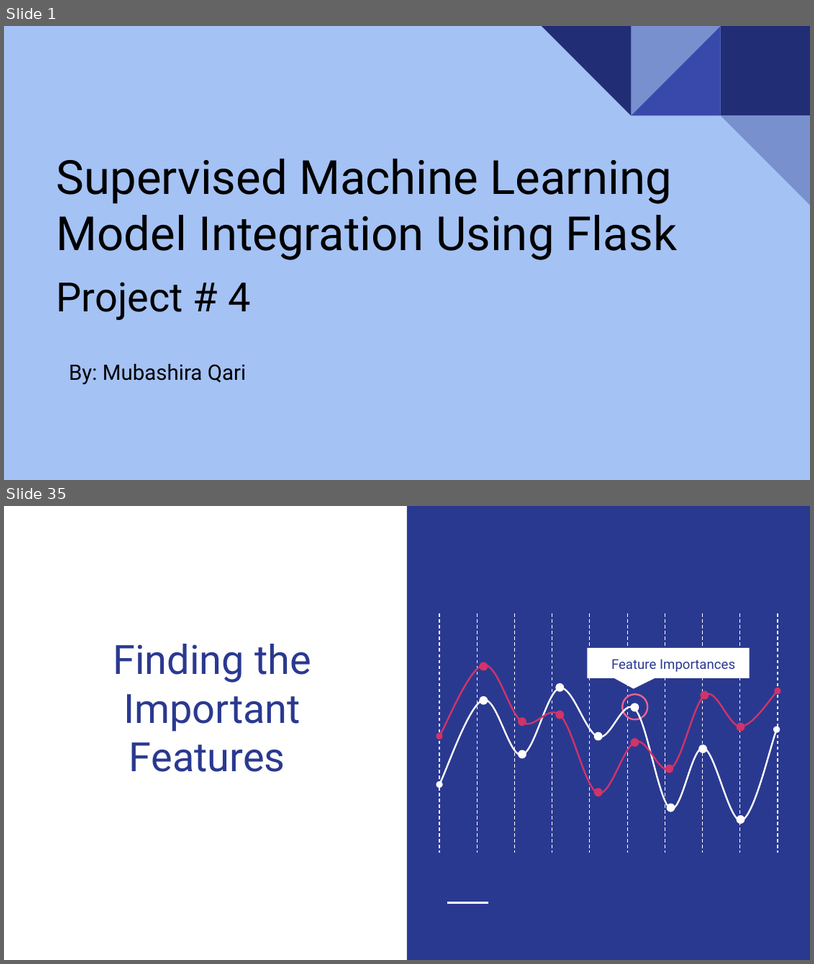
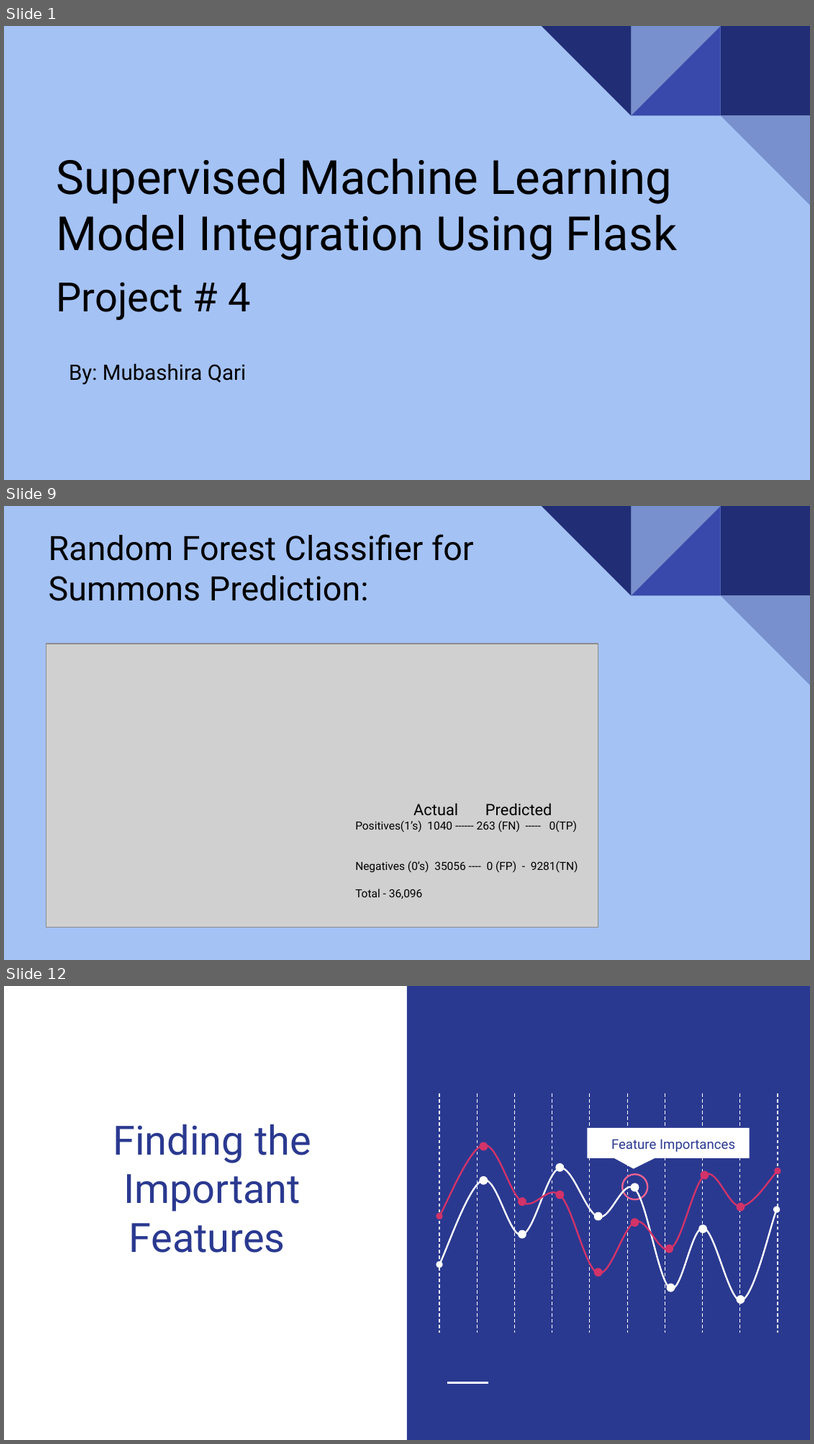
Before and after one commit to uzmabb182/Heroku-outcome-prediction, a slide deck: static/presentation/final_project_presentation_slides.pptx. Shown one above the other, each under a label of ours: slides 1 and 35 before the commit, slides 1, 9 and 12 after it; the slides between them are not shown. The pictures are 814x964 and 814x1444 pixels, drawn with LibreOffice and Linux fonts; fonts in the diff are those of the drawing; grey boxes stand for pictures. Boxes give left, top, right and bottom in pixels: in the first picture for what was removed or moved away, otherwise in the second. Text is boxed around its words. In the diff, an @@ line names an element or a change of style, - is before the commit and + after.

```diff
--- a/static/presentation/final_project_presentation_slides.pptx
+++ b/static/presentation/final_project_presentation_slides.pptx
@@ slide 9 added at [4, 506, 810, 960], background #A4C2F4; not listed: 5 template elements that a slide beside it also shows @@
@@ title added at [49, 534, 474, 601], 30 pt, text #000000 @@
+Random Forest Classifier for Summons Prediction:
@@ picture added at [46, 644, 598, 927] @@
@@ text added at [355, 803, 579, 898], 10 pt, text #000000 @@
+Actual Predicted
+Positives(1’s) 1040 ------ 263 (FN) ----- 0(TP)
+Negatives (0’s) 35056 ---- 0 (FP) - 9281(TN)
+Total - 36,096
@@ what was slide 35 is now slide 12 @@
```
Also in this commit, not shown: 4 slides changed, 8 other slides added, 33 slides removed, 1 other file.
